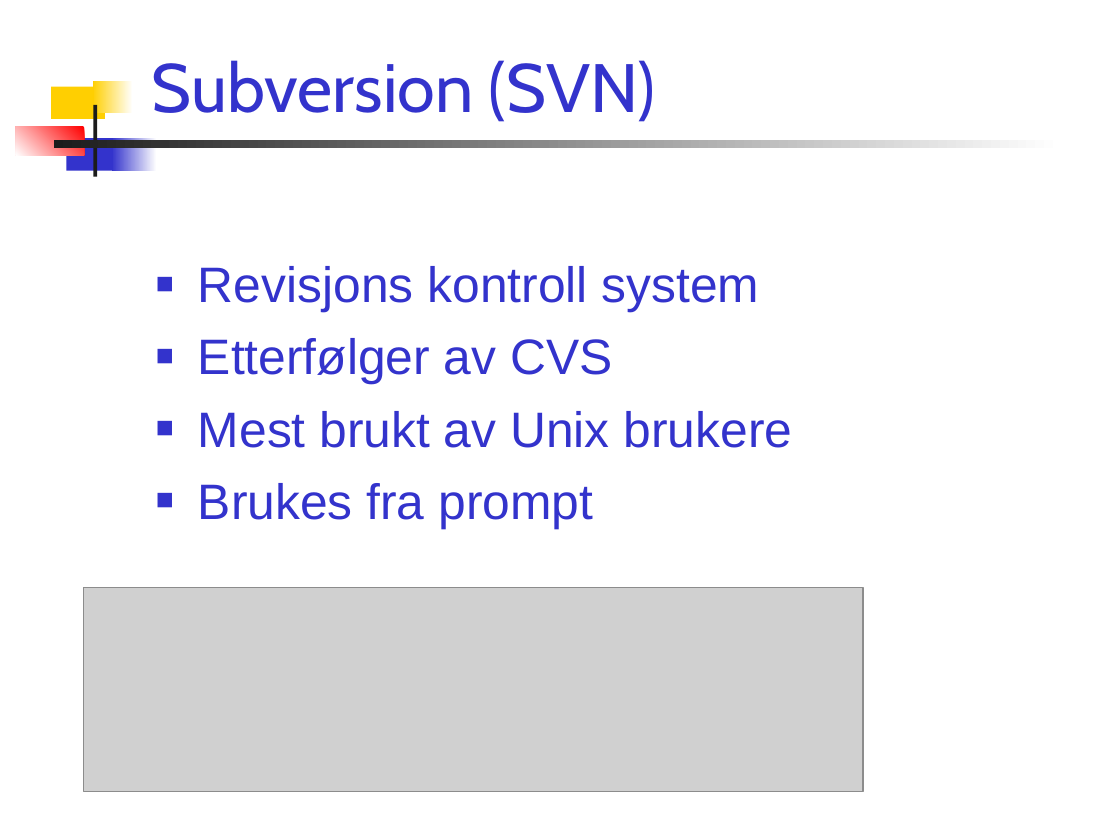
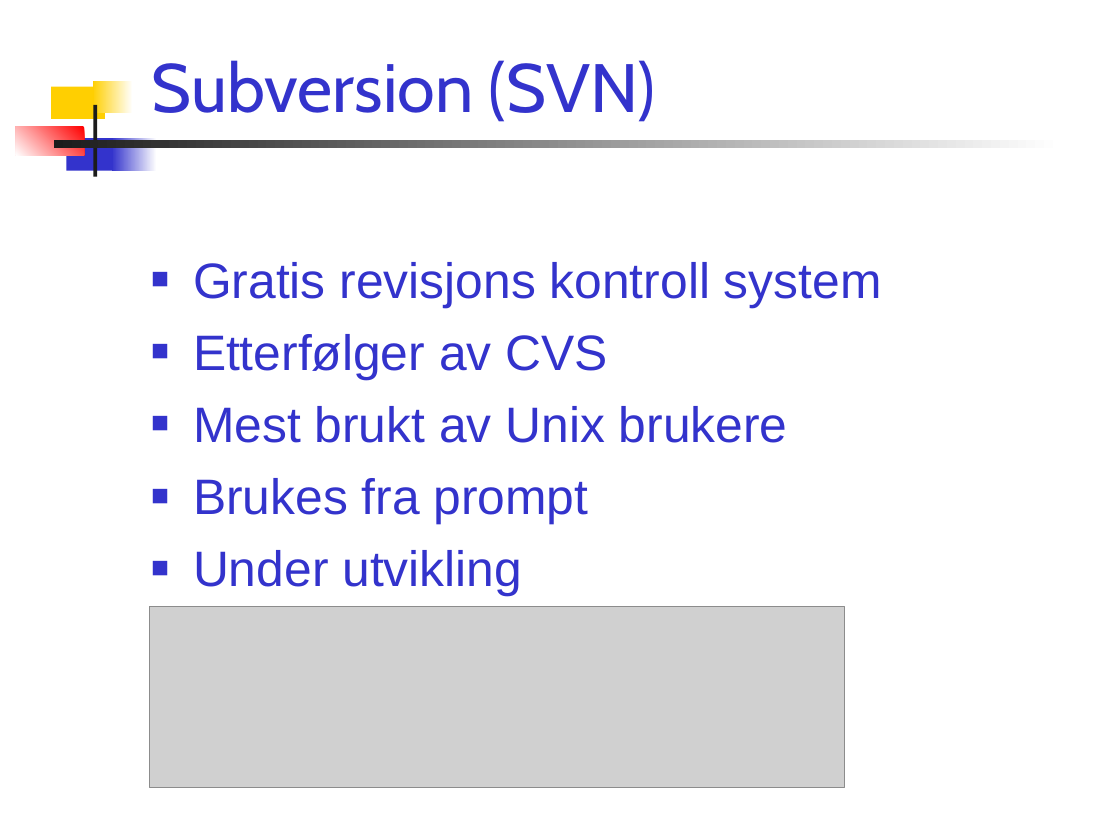
Before and after one commit to windygu/AnkhSVN, a slide deck: slide 5 of doc/powerpoint/Subversion_addin_for_VS.NET.ppt (slide 4 before the commit). Drawn at 1120x840 pixels with LibreOffice and Linux fonts; fonts in the diff are those of the drawing; grey boxes stand for pictures. Boxes give left, top, right and bottom in pixels: in the first picture for what was removed or moved away, otherwise in the second. Text is boxed around its words. In the diff, an @@ line names an element or a change of style, - is before the commit and + after.

```diff
--- a/doc/powerpoint/Subversion_addin_for_VS.NET.ppt
+++ b/doc/powerpoint/Subversion_addin_for_VS.NET.ppt
@@ text at [193,262,882,308]: text changed @@
-■ Revisjons kontroll system
+■ Gratis revisjons kontroll system
@@ text at [193,550,522,597]: paragraph added @@
+■ Under utvikling
@@ picture: place and size @@
-picture at [84,588,864,792]
+picture at [149,607,844,787]
```
Also in this commit, not shown: 17 other slides changed, 1 slide added.
